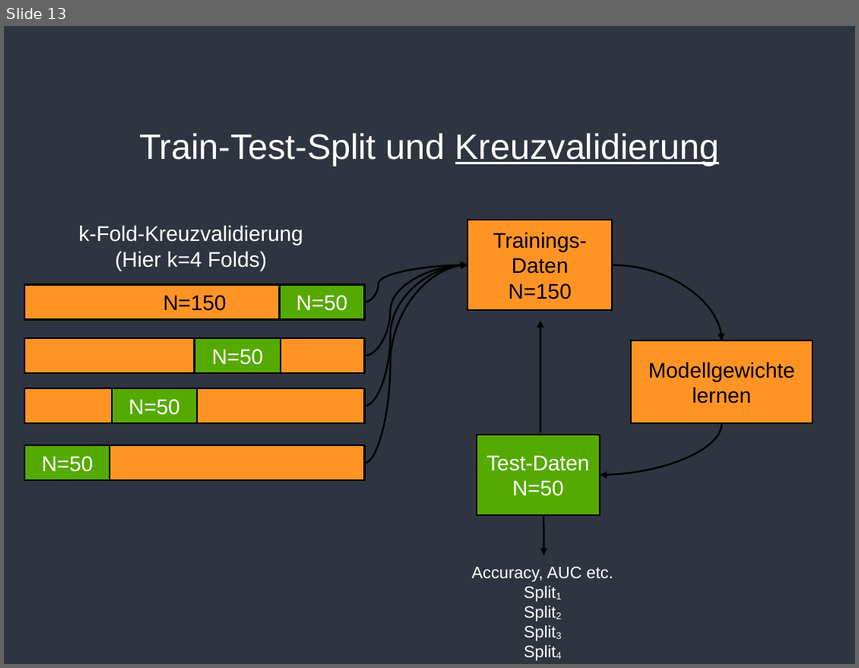
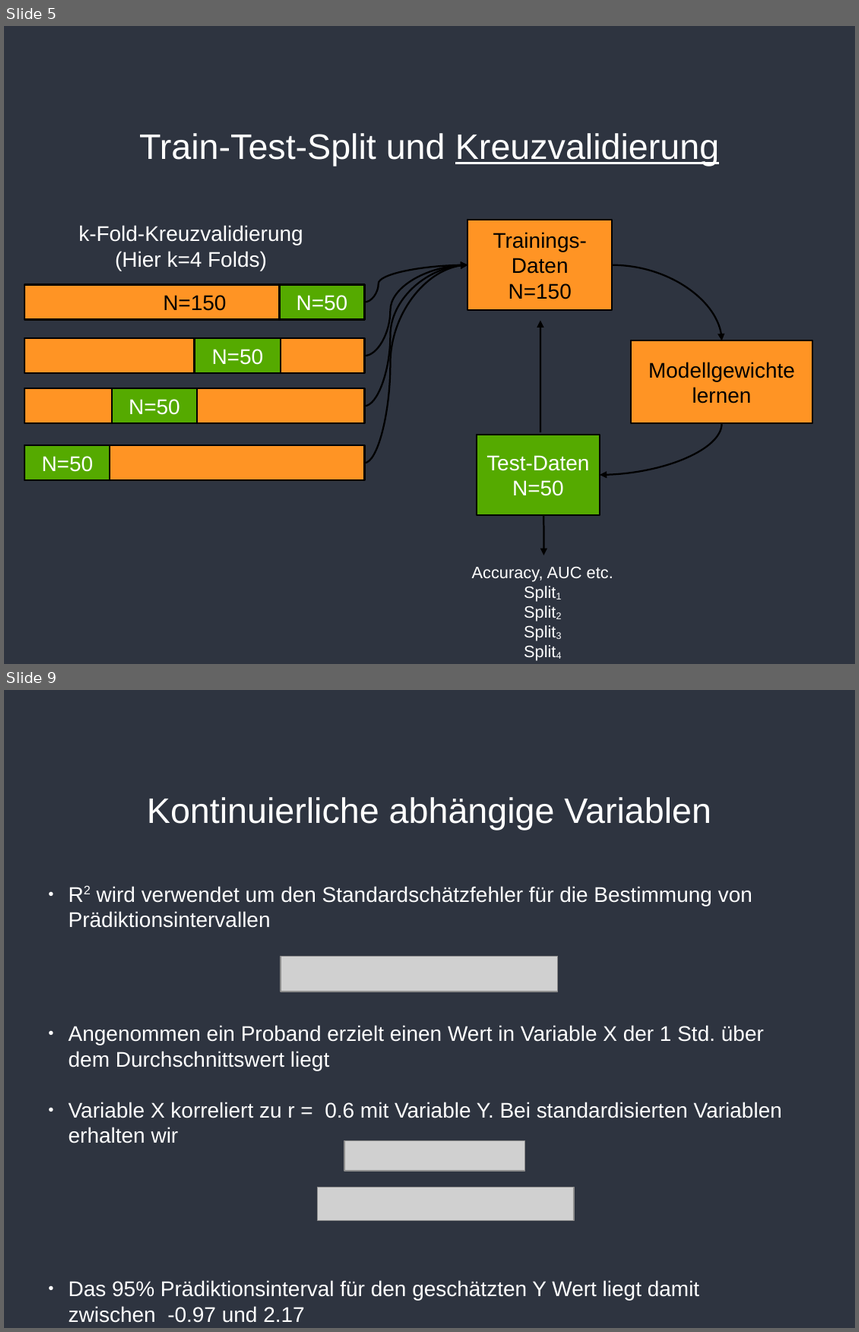
Before and after one commit to pbierwirth/teaching, a slide deck: slides/Sitzung_11.odp. Shown one above the other, each under a label of ours: slide 13 before the commit, slides 5 and 9 after it; the slides between them are not shown. The pictures are 859x668 and 859x1332 pixels, drawn with LibreOffice and Linux fonts; fonts in the diff are those of the drawing; grey boxes stand for pictures; background and template pictures are left out. Boxes give left, top, right and bottom in pixels: in the first picture for what was removed or moved away, otherwise in the second. Text is boxed around its words. In the diff, an @@ line names an element or a change of style, - is before the commit and + after.

```diff
--- a/slides/Sitzung_11.odp
+++ b/slides/Sitzung_11.odp
@@ slide 9 added at [4, 690, 855, 1328], background #2E3440 @@
@@ title added at [147, 797, 712, 830], 30 pt, text #FFFFFF @@
+Kontinuierliche abhängige Variablen
@@ text added at [69, 886, 782, 1323], 18 pt, text #FFFFFF @@
+● R2 wird verwendet um den Standardschätzfehler für die Bestimmung von Prädiktionsintervallen
+● Angenommen ein Proband erzielt einen Wert in Variable X der 1 Std. über dem Durchschnittswert liegt
+● Variable X korreliert zu r = 0.6 mit Variable Y. Bei standardisierten Variablen erhalten wir
+● Das 95% Prädiktionsinterval für den geschätzten Y Wert liegt damit zwischen -0.97 und 2.17
@@ picture added at [281, 957, 558, 992] @@
@@ picture added at [344, 1141, 525, 1171] @@
@@ picture added at [317, 1187, 573, 1221] @@
@@ what was slide 13 is now slide 5 @@
```
Also in this commit, not shown: 2 slides changed, 4 other slides added, 11 slides removed, 1 other file.
